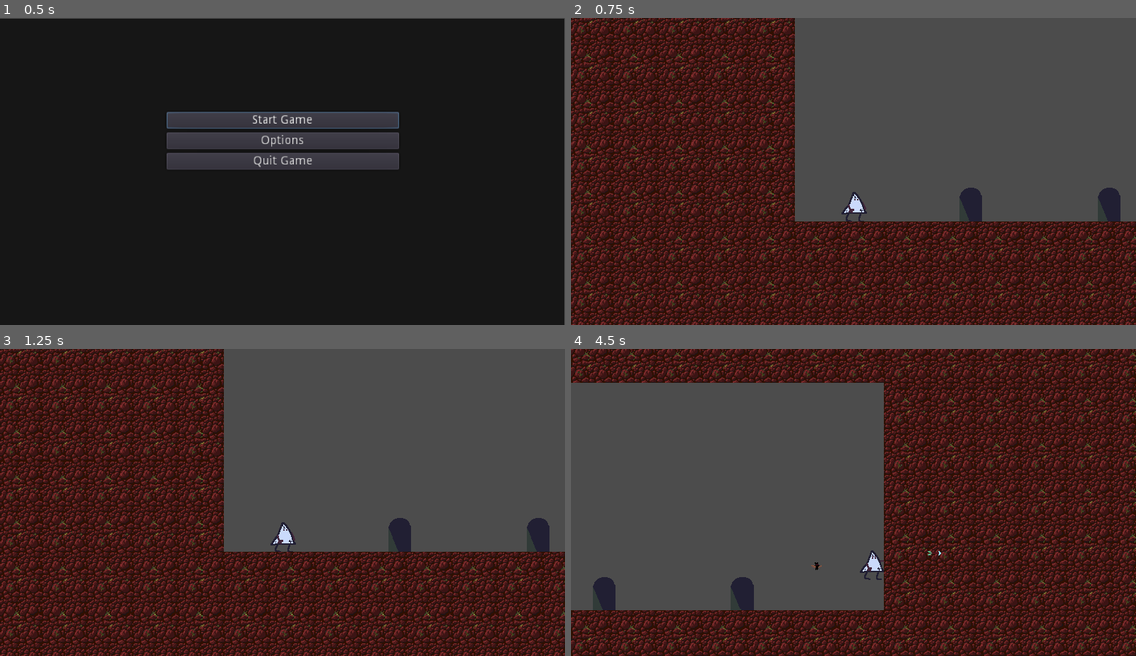
Above: before the commit, frames 1-4 (two rows, left to right).
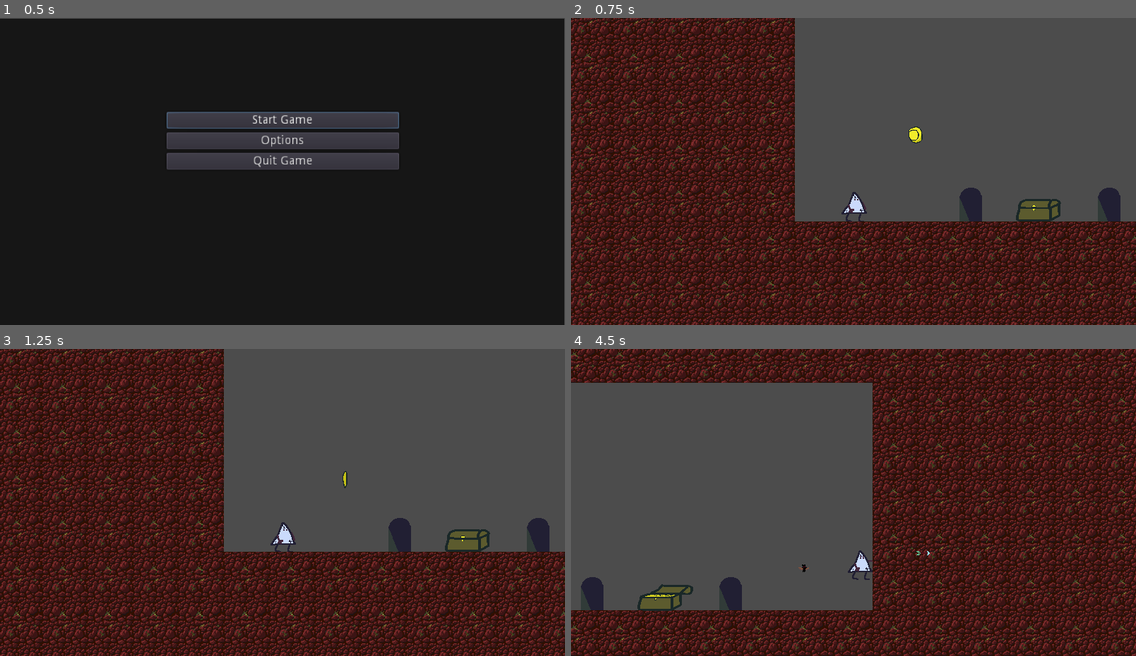
Above: after the commit, the same moments.

Repository: Gilgidane/GMTKgamejamTEAMIT
Game: Godot game, scene res://UI/MainMenu.tscn
Same seed, same stepped clock (60 frames per second), same inputs: the game is played once before the commit and once after it.
Inputs (mouse positions are in pixels of both pictures, inside the frame that each line leads up to):
- Up to frame 1 (0.5 s): no input
- Up to frame 2 (0.75 s): click "Start Game" at 0.5 s
- Up to frame 3 (1.25 s): no input
- Up to frame 4 (4.5 s): tap Enter (ui_accept) at 1.25, 2.3, 3.6 s; move the mouse to (977, 487) at 1.27 s; hold Enter (ui_accept) 1.28-2.03 s; hold Right (ui_right) 1.28-2.78 s; tap Space (jump) at 1.52, 2.27, 3.77 s; move the mouse to (740, 517) at 2.02 s; click (740, 517) at 2.1 s; move the mouse to (910, 434) at 2.77 s; hold Left (ui_left) 2.78-3.53 s; hold Enter (ui_accept) 2.78-3.53 s; move the mouse to (825, 563) at 3.52 s; hold Right (ui_right) from 3.53 s (still down); move the mouse to (1023, 548) at 4.27 s; hold Enter (ui_accept) from 4.28 s (still down); click (1023, 548) at 4.35 s

Frame 1 is identical in both runs. In frame 2, 0.6% of the frame differs, in the area x 59-87%, y 35-67%; in frame 3, 0.6%; in frame 4, 39%, in the area x 0-100%, y 0-100%.

Commit message:
chests and coins

Diff:
--- /dev/null
+++ b/GMTK Game Jam/Area2D.gd
@@ -0,0 +1,14 @@
+extends Area2D
+
+export(PackedScene) var TargetScene
+
+func _input(event):
+	if event.is_action_pressed("ui_accept"):
+		if get_overlapping_bodies().size() > 0:
+			if !TargetScene:
+				print("no scene in this door")
+				return
+			next_level()
+
+func next_level():
+	get_tree().change_scene_to(TargetScene)
--- /dev/null
+++ b/GMTK Game Jam/Coin.gd
@@ -0,0 +1,21 @@
+extends RigidBody2D
+
+export(PackedScene) var object_scene = null
+
+const COIN_TIMER = 10
+
+var time = 0
+onready var coin = self
+
+func _ready() -> void:
+	$AnimatedSprite.play("idle")
+
+func _physics_process(delta):
+	time += delta
+	if time > COIN_TIMER:
+		time = 0
+		coin.queue_free()
+
+func _on_PlayerDetection_body_entered(body):
+	if body.name == "Player":
+		coin.queue_free()
--- /dev/null
+++ b/GMTK Game Jam/LootChest.gd
@@ -0,0 +1,47 @@
+extends KinematicBody2D
+
+export(PackedScene) var object_scene = null
+
+var is_player_overlap: bool = false
+var is_opened: bool = false
+var rng = RandomNumberGenerator.new()
+
+func _ready() -> void:
+	$AnimatedSprite.play("idle")
+
+func _physics_process(delta):
+	pass
+
+func _input(event: InputEvent) -> void:
+	if event.is_action_pressed("ui_accept") and is_player_overlap and not is_opened:
+		open_chest()
+
+func _on_PlayerDetection_body_entered(body):
+	if body.name == "Player":
+		if $AnimatedSprite.animation == "idle":
+			$AnimatedSprite.play("press_e")
+		is_player_overlap = true
+
+func _on_PlayerDetection_body_exited(body):
+	if body.name == "Player":
+		if $AnimatedSprite.animation == "press_e":
+			$AnimatedSprite.play("idle")
+		is_player_overlap = false
+
+func open_chest():
+	is_opened = true
+	$AnimatedSprite.play("open")
+	roll_loot_table()
+
+func roll_loot_table():
+	var loot_roll = rng.randf_range(1,100)
+	if loot_roll <= 20:
+		print("BAT")
+	elif loot_roll <= 40:
+		print("COINS")
+	elif loot_roll <= 60:
+		print("HEARTS")
+	elif loot_roll <= 80:
+		print("DICE")
+	else:
+		print("JACKPOT")
--- a/GMTK Game Jam/Main.tscn
+++ b/GMTK Game Jam/Main.tscn
@@ -1,10 +1,12 @@
-[gd_scene load_steps=6 format=2]
+[gd_scene load_steps=8 format=2]
 
 [ext_resource path="res://PlayerController/Player.tscn" type="PackedScene" id=1]
 [ext_resource path="res://Main/Ground.tscn" type="PackedScene" id=2]
 [ext_resource path="res://Main/MapGenTest.tscn" type="PackedScene" id=3]
 [ext_resource path="res://Main/Door.tscn" type="PackedScene" id=4]
 [ext_resource path="res://Main/Bat.tscn" type="PackedScene" id=5]
+[ext_resource path="res://Main/LootChest.tscn" type="PackedScene" id=6]
+[ext_resource path="res://Main/Coin.tscn" type="PackedScene" id=7]
 
 [node name="Main" type="Node2D"]
 
@@ -27,3 +29,9 @@
 
 [node name="Bat" parent="." instance=ExtResource( 5 )]
 position = Vector2( 869, 638 )
+
+[node name="LootChest" parent="." instance=ExtResource( 6 )]
+position = Vector2( 661, 624 )
+
+[node name="Coin" parent="." instance=ExtResource( 7 )]
+position = Vector2( 488, 517 )
--- /dev/null
+++ b/GMTK Game Jam/Main/Coin.tscn
@@ -0,0 +1,43 @@
+[gd_scene load_steps=9 format=2]
+
+[ext_resource path="res://Coin.gd" type="Script" id=1]
+[ext_resource path="res://Coin_4.png" type="Texture" id=2]
+[ext_resource path="res://Coin_1.png" type="Texture" id=3]
+[ext_resource path="res://coin_3.png" type="Texture" id=4]
+[ext_resource path="res://Coin_2.png" type="Texture" id=5]
+
+[sub_resource type="RectangleShape2D" id=1]
+extents = Vector2( 11, 13 )
+
+[sub_resource type="SpriteFrames" id=2]
+animations = [ {
+"frames": [ ExtResource( 3 ), ExtResource( 5 ), ExtResource( 4 ), ExtResource( 2 ) ],
+"loop": true,
+"name": "idle",
+"speed": 5.0
+} ]
+
+[sub_resource type="RectangleShape2D" id=3]
+extents = Vector2( 11, 13 )
+
+[node name="Coin" type="RigidBody2D"]
+mass = 0.510204
+script = ExtResource( 1 )
+
+[node name="CollisionShape2D" type="CollisionShape2D" parent="."]
+shape = SubResource( 1 )
+
+[node name="AnimatedSprite" type="AnimatedSprite" parent="."]
+position = Vector2( -4.76837e-07, 0 )
+scale = Vector2( 0.0712553, 0.0614887 )
+frames = SubResource( 2 )
+animation = "idle"
+frame = 3
+
+[node name="PlayerDetection" type="Area2D" parent="."]
+
+[node name="Detect" type="CollisionShape2D" parent="PlayerDetection"]
+shape = SubResource( 3 )
+
+[connection signal="body_entered" from="PlayerDetection" to="." method="_on_PlayerDetection_body_entered"]
+[connection signal="body_exited" from="PlayerDetection" to="." method="_on_PlayerDetection_body_exited"]
--- /dev/null
+++ b/GMTK Game Jam/Main/LootChest.gd
@@ -0,0 +1,22 @@
+extends AnimatedSprite
+
+export(PackedScene) var object_scene = null
+
+var is_player_overlap: bool = false
+var is_opened: bool = false
+
+#onready var animation_player: AnimationPlayer = get_node("AnimationPlayer")
+onready var tween: Tween = get_node("Tween")
+
+func _ready() -> void:
+	pass
+	#assert(object_scene != null)
+	#animation_player.play("idle")
+
+func _input(event: InputEvent) -> void:
+	if event.is_action_pressed("ui_accept") and is_player_overlap and not is_opened:
+		is_opened = true
+		#animation_player.play("open")
+
+func drop_object() -> void:
+	pass
--- /dev/null
+++ b/GMTK Game Jam/Main/LootChest.tscn
@@ -0,0 +1,52 @@
+[gd_scene load_steps=8 format=2]
+
+[ext_resource path="res://LootChest.gd" type="Script" id=1]
+[ext_resource path="res://Chest_Closed.png" type="Texture" id=2]
+[ext_resource path="res://Chest_Open.png" type="Texture" id=3]
+[ext_resource path="res://Chest_E.png" type="Texture" id=4]
+
+[sub_resource type="RectangleShape2D" id=1]
+extents = Vector2( 32, 15.5 )
+
+[sub_resource type="SpriteFrames" id=2]
+animations = [ {
+"frames": [ ExtResource( 2 ) ],
+"loop": true,
+"name": "idle",
+"speed": 5.0
+}, {
+"frames": [ ExtResource( 3 ) ],
+"loop": true,
+"name": "open",
+"speed": 5.0
+}, {
+"frames": [ ExtResource( 4 ) ],
+"loop": true,
+"name": "press_e",
+"speed": 5.0
+} ]
+
+[sub_resource type="RectangleShape2D" id=3]
+extents = Vector2( 48, 24 )
+
+[node name="LootChest" type="KinematicBody2D"]
+script = ExtResource( 1 )
+
+[node name="CollisionShape2D" type="CollisionShape2D" parent="."]
+position = Vector2( 0, 0.5 )
+shape = SubResource( 1 )
+
+[node name="AnimatedSprite" type="AnimatedSprite" parent="."]
+position = Vector2( 3.75509e-06, -2.64063 )
+scale = Vector2( 0.0727714, 0.0568703 )
+frames = SubResource( 2 )
+animation = "press_e"
+
+[node name="PlayerDetection" type="Area2D" parent="."]
+
+[node name="Detect" type="CollisionShape2D" parent="PlayerDetection"]
+position = Vector2( 0, -8 )
+shape = SubResource( 3 )
+
+[connection signal="body_entered" from="PlayerDetection" to="." method="_on_PlayerDetection_body_entered"]
+[connection signal="body_exited" from="PlayerDetection" to="." method="_on_PlayerDetection_body_exited"]
--- a/GMTK Game Jam/UI/MainMenu.tscn
+++ b/GMTK Game Jam/UI/MainMenu.tscn
@@ -7,9 +7,6 @@
 anchor_right = 1.0
 anchor_bottom = 1.0
 script = ExtResource( 1 )
-__meta__ = {
-"_edit_use_anchors_": false
-}
 
 [node name="Background" type="ColorRect" parent="."]
 anchor_right = 1.0
Binary file added: GMTK Game Jam/Chest_Closed.png
Not shown, added: GMTK Game Jam/Chest_Closed.png.import
Binary file added: GMTK Game Jam/Chest_E.png
Not shown, added: GMTK Game Jam/Chest_E.png.import
Binary file added: GMTK Game Jam/Chest_Open.png
Not shown, added: GMTK Game Jam/Chest_Open.png.import
Binary file added: GMTK Game Jam/Coin_1.png
Not shown, added: GMTK Game Jam/Coin_1.png.import
Binary file added: GMTK Game Jam/Coin_2.png
Not shown, added: GMTK Game Jam/Coin_2.png.import
Binary file added: GMTK Game Jam/Coin_4.png
Not shown, added: GMTK Game Jam/Coin_4.png.import
(and 2 more such lines)
